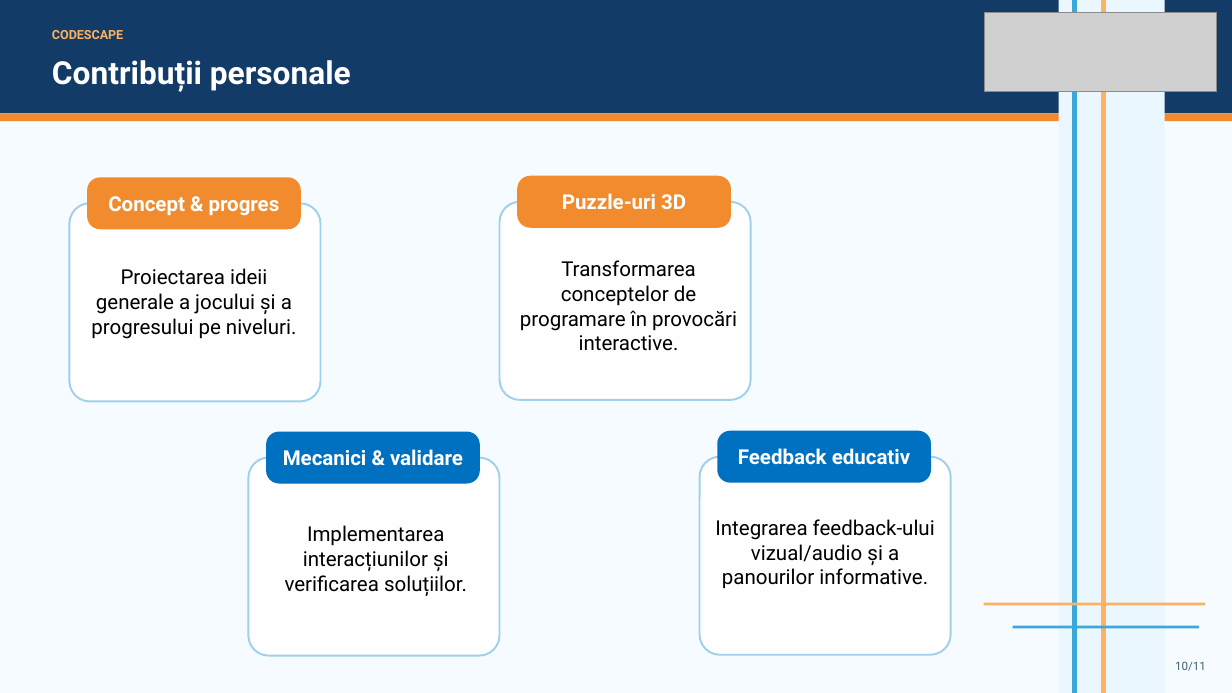
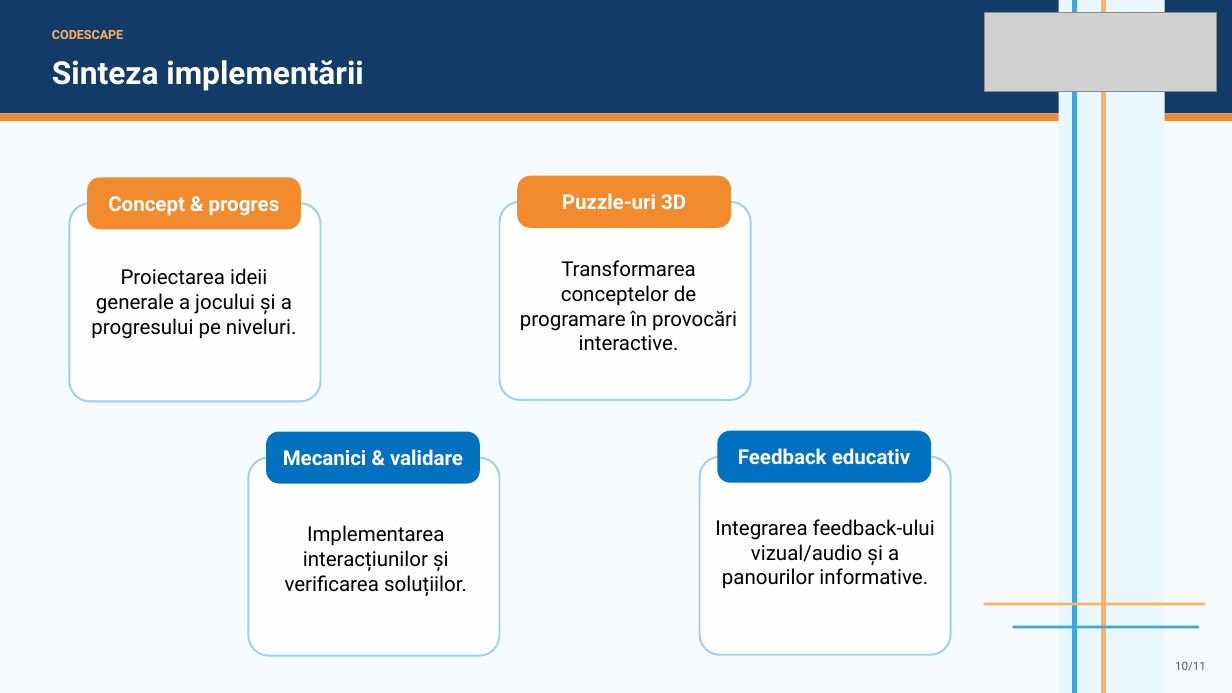
Before and after one commit to jurcaade/Lucrare-scrisa, a slide deck: slide 10 of CodeScape.pptx. Drawn at 1232x693 pixels with LibreOffice and Linux fonts; fonts in the diff are those of the drawing; grey boxes stand for pictures. Boxes give left, top, right and bottom in pixels: in the first picture for what was removed or moved away, otherwise in the second. Text is boxed around its words. In the diff, an @@ line names an element or a change of style, - is before the commit and + after.

```diff
--- a/CodeScape.pptx
+++ b/CodeScape.pptx
@@ text at (x1=52, y1=60, x2=363, y2=91): text changed @@
-Contribuții personale
+Sinteza implementării
```
Also in this commit, not shown: 5 other slides changed.
